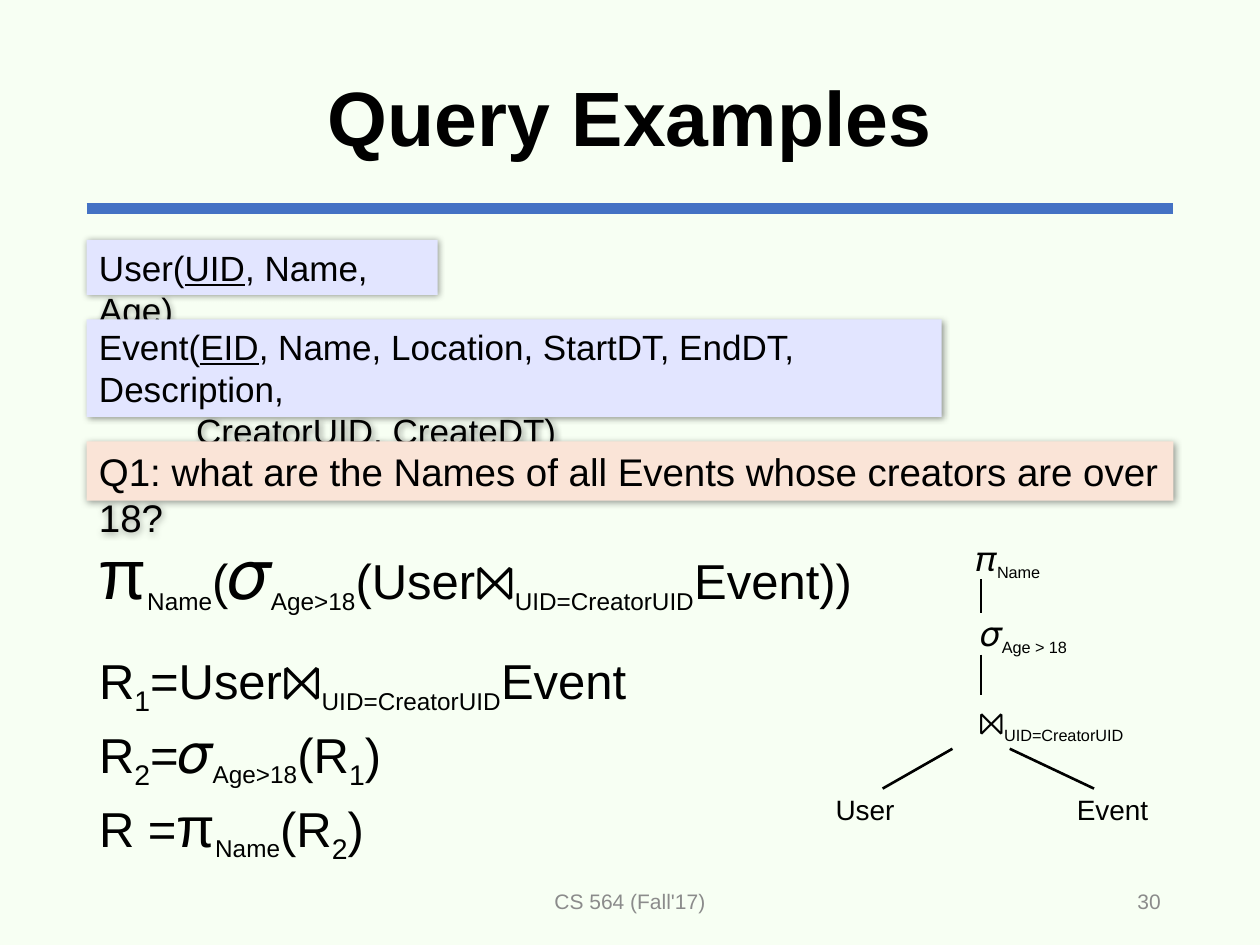
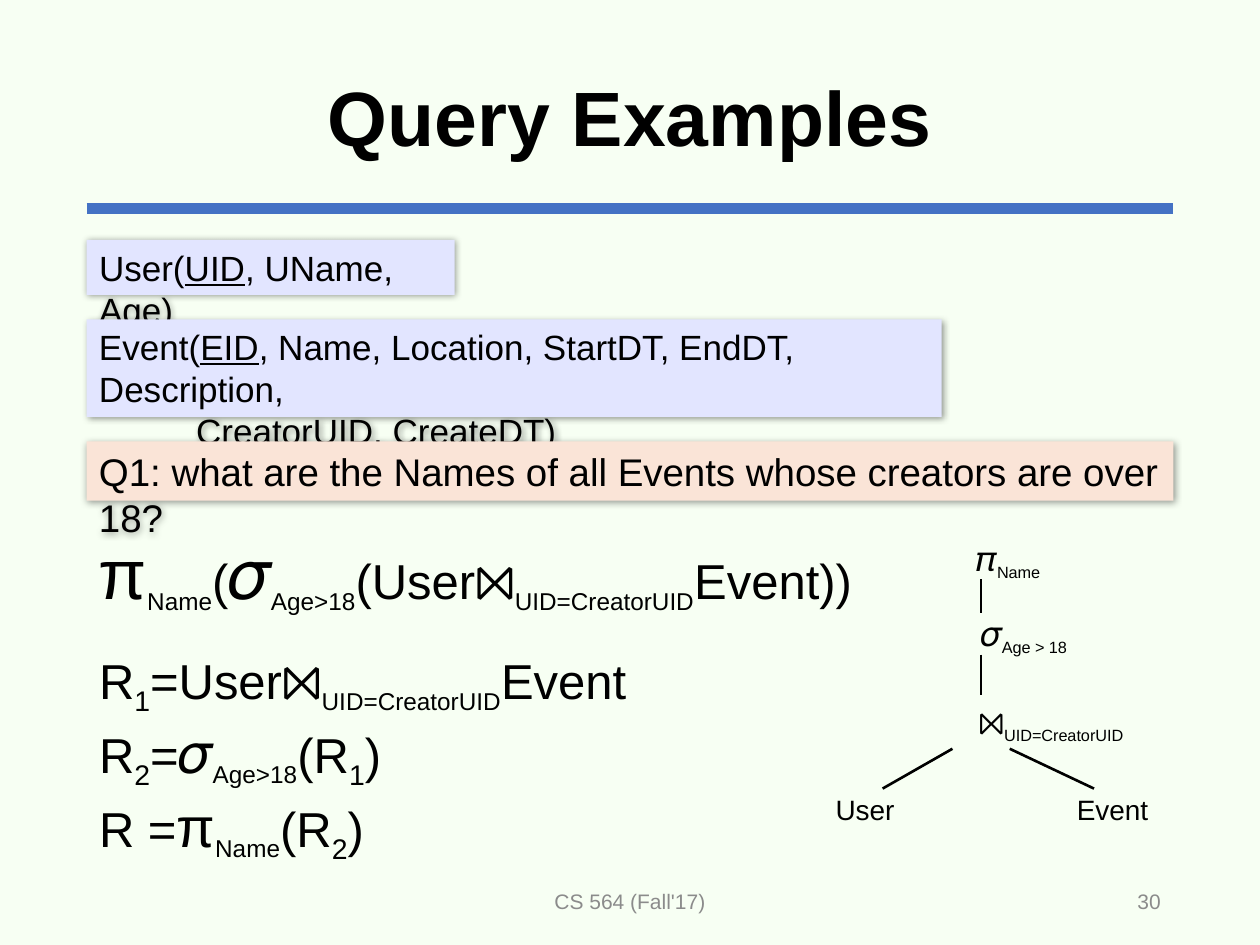
Before and after one commit to adelaneh/adelaneh.github.io, a slide deck: slide 30 of cs564_fall17/slides/lecture9-ra2-handouts.pptx. Drawn at 1260x945 pixels with LibreOffice and Linux fonts; fonts in the diff are those of the drawing. Boxes give left, top, right and bottom in pixels: in the first picture for what was removed or moved away, otherwise in the second. Text is boxed around its words. In the diff, an @@ line names an element or a change of style, - is before the commit and + after.

```diff
--- a/cs564_fall17/slides/lecture9-ra2-handouts.pptx
+++ b/cs564_fall17/slides/lecture9-ra2-handouts.pptx
@@ rectangle "User(UID, UName, Age)": place and size @@
-rectangle "User(UID, UName, Age)" at box(87, 239, 438, 295)
+rectangle "User(UID, UName, Age)" at box(87, 239, 455, 295)
@@ text in rectangle at box(99, 255, 393, 320): text changed @@
-User(UID, Name, Age)
+User(UID, UName, Age)
```
Also in this commit, not shown: 3 other slides changed.
